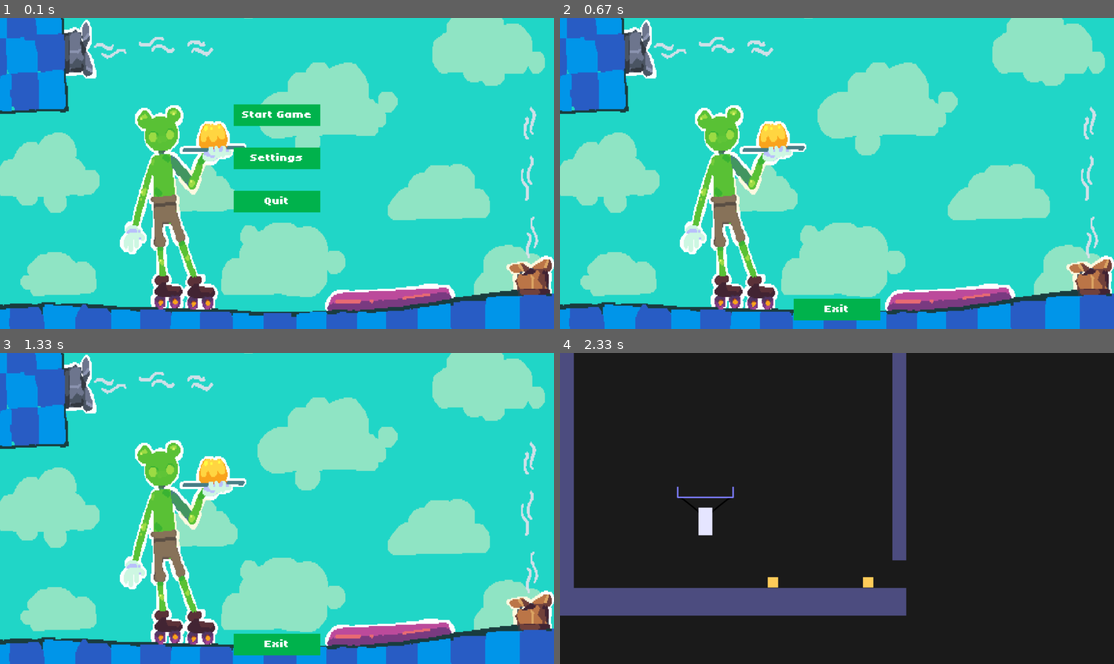
Above: before the commit, frames 1-4 (two rows, left to right).
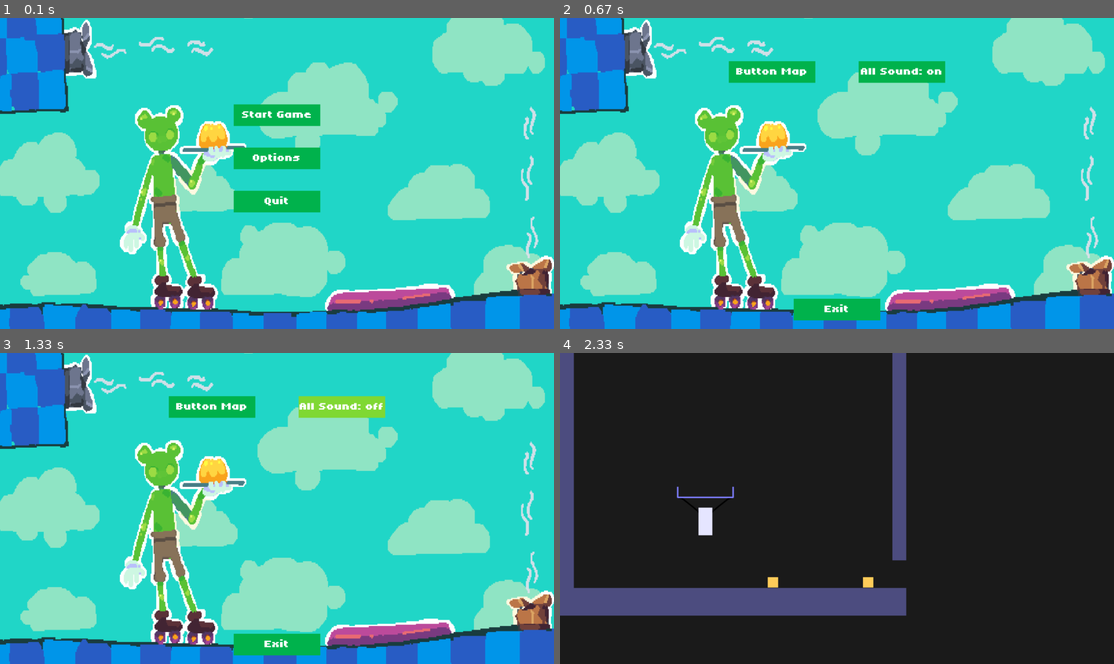
Above: after the commit, the same moments.

Repository: Aurnyxci/LOVE-Jam-2026-B
Game: LÖVE game, started from Love Jam 2026B/main.lua
Same seed, same stepped clock (60 frames per second), same inputs: the game is played once before the commit and once after it.
Inputs (mouse positions are in pixels of both pictures, inside the frame that each line leads up to):
- Up to frame 1 (0.1 s): no input
- Up to frame 2 (0.67 s): click (837, 157) at 0.38 s, where only the run after the commit has a clickable "Options"
- Up to frame 3 (1.33 s): click (277, 530) at 0.88 s; click (360, 399) at 1.22 s
- Up to frame 4 (2.33 s): click "Exit" at 1.55 s; click "Start Game" at 2.05 s

The runs differ from the first frame. In frame 1, 0.2% of the frame differs, in the area x 45-55%, y 43-47%; in frame 2, 2.2%; in frame 3, 2.2%, in the area x 30-70%, y 13-21%; in frame 4, nothing differs.

Commit message:
polished up some menus

Diff:
--- a/Love Jam 2026B/game.lua
+++ b/Love Jam 2026B/game.lua
@@ -2,22 +2,64 @@
 
 -- We mainly use playerBody:setLinearVelocity() to change player's velocity
 -- It is Love Engine's Box2D function of the linear velocity of a rigidbody object
-local player = {x = 320, y = 320, w = 32, h = 64, isOnGround = false}
+local player = {
+    x = 320,
+    y = 320,
+    w = 32,
+    h = 64,
+    isOnGround = false
+}
 
 -- Temp Platforms
 local platforms = {
-    {x = 0, y = 544, w = 800, h = 64, tag = "ground"}, -- Temp Ground
-    {x = 0, y = 0, w = 32, h = 544}, -- Temp Left Wall
-    {x = 768, y = 0, w = 32, h = 480}, -- Temp Right Wall
+    { -- Temp Ground
+        x = 0,
+        y = 544,
+        w = 800,
+        h = 64,
+        tag = "ground"
+    },
+    { -- Temp Left Wall
+        x = 0,
+        y = 0,
+        w = 32,
+        h = 544
+    },
+    { -- Temp Right Wall
+        x = 768,
+        y = 0,
+        w = 32,
+        h = 480
+    }
 }
 
 -- Temp Tray
-local tray = {halfW = 64, gap = 24, offset = 0, x = 336, y = 288, vx = 0, vy = 0, tilt = 0, sideH = 24}
+local tray = {
+    halfW = 64,
+    gap = 24,
+    offset = 0,
+    x = 336,
+    y = 288,
+    vx = 0,
+    vy = 0,
+    tilt = 0,
+    sideH = 24
+}
 
 -- Temp Items
 local items = {
-    {x = 480, y = 524, w = 24, h = 24},
-    {x = 700, y = 524, w = 24, h = 24},
+    {
+        x = 480,
+        y = 524,
+        w = 24,
+        h = 24
+    },
+    {
+        x = 700,
+        y = 524,
+        w = 24,
+        h = 24
+    }
 }
 
 -- Physics World (Box2D) from Love Engine
--- a/Love Jam 2026B/menu.lua
+++ /dev/null
@@ -1,85 +0,0 @@
-local menu = {}
-
-function menu:enter()
-    self.background = love.graphics.newImage("/assets/backgrounds/main_menu_placeholderbg.png") --short function for big image path
-
-    self.buttons = {
-        {
-            text = "Start Game",  --start game button data
-            x = 300,
-            y = 200,
-            w = 200,
-            h = 50
-        },
-        {
-            text = "Quit",  --quit button data
-            x = 300,
-            y = 300,
-            w = 200,
-            h = 50
-        }
-    }
-end
-
-local function isMouseOver(button)
-    local mx, my = love.mouse.getPosition() --finds the mouse position
-
-    return mx > button.x  --checks if mouse is inside the button
-        and mx < button.x + button.w
-        and my > button.y
-        and my < button.y + button.h
-end
-
-function menu:draw()
-    love.graphics.draw(self.background, 0, 0) --draw background
-
-    for _, button in ipairs(self.buttons) do --iterates through the data table
-
-        if isMouseOver(button) then --check if mouse is inside button and change button color
-            love.graphics.setColor(0.5, 0.5, 0.5)
-        else
-            love.graphics.setColor(0.3, 0.3, 0.3)
-        end
-
-        love.graphics.rectangle( --draw rectangle
-            "fill", -- mode
-            button.x,  --button x pos
-            button.y,  --button y pos
-            button.w,  --button width
-            button.h  --button height
-        )
-
-        love.graphics.setColor(1, 1, 1)
-        love.graphics.printf(
-            button.text, --sets the text it would be using
-            button.x, --the x coordinate
-            button.y + 15, --the y coordinate
-            button.w, --the width
-            "center" --CENTER THE TEXT :D
-        )
-    end
-end
-
-function menu:mousepressed(x, y, button)
-    if button ~=1 then
-        return
-    end
-
-    for _, b in ipairs(self.buttons) do
-        if x > b.x
-        and x < b.x + b.w
-        and y > b.y
-        and y < b.y + b.h then
-
-            if b.text == "Start Game" then --checks if the button starts the game so it starts
-                LoadScene(require("game"))
-                print("starting game")
-
-            elseif b.text == "Quit" then --checks if the button is quit so then it quits
-                love.event.quit()
-            end
-        end
-    end
-end
-
-return menu
--- a/Love Jam 2026B/menus/settings_menu.lua
+++ b/Love Jam 2026B/menus/button_map_menu.lua
@@ -1,6 +1,6 @@
-local settings = {}
+local options = {}
 
-function settings:enter()
+function options:enter()
     self.titleBackground = love.graphics.newImage("/assets/backgrounds/main_menu_placeholderbg.png") --short function for big image path
 
     self.buttonFont = love.graphics.newFont(
@@ -19,7 +19,24 @@
             h = 50
         }
     }
+
+    self.ctrls = {
+        {
+            action = "Move Left",
+            keybind = "a"
+        },
+        {
+            action = "Move Right",
+            keybind = "d"
+        },
+        {
+            action = "jump",
+            keybind = "space"
+        }
+    }
 end
+
+ctrls.keybind{}
 
 local function isMouseOver(button)
     local mx, my = love.mouse.getPosition() --finds the mouse position
@@ -30,7 +47,7 @@
         and my < button.y + button.h
 end
 
-function settings:draw()
+function options:draw()
     local bgw = love.graphics.getWidth() / self.titleBackground:getWidth()
     local bgh = love.graphics.getHeight() / self.titleBackground:getHeight()
 
@@ -64,7 +81,7 @@
     end
 end
 
-function settings:mousepressed(x, y, button) --checks if the mouse is pressed on the button and what to do afterwards
+function options:mousepressed(x, y, button) --checks if the mouse is pressed on the button and what to do afterwards
     if button ~=1 then
         return
     end
@@ -76,11 +93,11 @@
         and y < b.y + b.h then
 
             if b.text == "Exit" then
-                LoadScene(require("menus/main_menu"))
-                print("returning to main menu")
+                LoadScene(require("menus/options_menu"))
+                print("returning to options menu")
             end
         end
     end
 end
 
-return settings
+return options
--- a/Love Jam 2026B/menus/main_menu.lua
+++ b/Love Jam 2026B/menus/main_menu.lua
@@ -17,10 +17,10 @@
             x = (screenWidth / 2) - 100, --screenwidth with half of the button's width taken off
             y = 200,
             w = 200,
-            h = 50,
+            h = 50
         },
         {
-            text = "Settings",
+            text = "Options",
             x = (screenWidth / 2) - 100,
             y = 300,
             w = 200,
@@ -31,7 +31,7 @@
             x = (screenWidth / 2) - 100,
             y = 400,
             w = 200,
-            h = 50,
+            h = 50
         }
     }
 end
@@ -95,9 +95,9 @@
                 LoadScene(require("game"))
                 print("starting game")
 
-            elseif b.text == "Settings" then
+            elseif b.text == "Options" then
                 print("opening settings")
-                LoadScene(require("menus/settings_menu"))
+                LoadScene(require("menus/options_menu"))
 
             elseif b.text == "Quit" then --checks if the button is quit so then it quits
                 print("quitting")
--- /dev/null
+++ b/Love Jam 2026B/menus/options_menu.lua
@@ -0,0 +1,135 @@
+local options = {}
+
+musicOrSound = true
+
+function options:enter()
+    self.titleBackground = love.graphics.newImage("/assets/backgrounds/main_menu_placeholderbg.png") --short function for big image path
+
+    self.buttonFont = love.graphics.newFont(
+    "assets/fonts/Tiny5Duo-VariableFont_BLED,JITT,ROND,wdth,wght.ttf",
+    24
+)
+    local screenWidth = love.graphics.getWidth()
+    local screenHeight = love.graphics.getHeight()
+
+    self.buttons = {
+        {
+            text = "Exit",
+            x = (screenWidth / 2) - 100,
+            y = 650,
+            w = 200,
+            h = 50
+        },
+        {
+            text = "Button Map",
+            x = (screenWidth / 2) - 250,
+            y = 100,
+            w = 200,
+            h = 50
+        },
+        {
+            text = "All Sound: ",
+            x = (screenWidth / 2) + 50,
+            y = 100,
+            w = 200,
+            h = 50
+
+        }
+    }
+end
+
+local function isMouseOver(button)
+    local mx, my = love.mouse.getPosition() --finds the mouse position
+
+    return mx > button.x  --checks if mouse is inside the button
+        and mx < button.x + button.w
+        and my > button.y
+        and my < button.y + button.h
+end
+
+function options:draw()
+    local bgw = love.graphics.getWidth() / self.titleBackground:getWidth()
+    local bgh = love.graphics.getHeight() / self.titleBackground:getHeight()
+
+    love.graphics.draw(self.titleBackground, 0, 0, 0, bgw, bgh) --draw background
+
+    for _, button in ipairs(self.buttons) do --iterates through the data table
+
+        if isMouseOver(button) then --check if mouse is inside button and change button color
+            love.graphics.setColor(0.5, 0.85, 0.2)
+        else
+            love.graphics.setColor(0.0, 0.7, 0.3)
+        end
+
+        love.graphics.rectangle( --draw rectangle for button
+            "fill",
+            button.x,
+            button.y,
+            button.w,
+            button.h
+        )
+        if button.text == "All Sound: " then
+            if musicOrSound then
+                love.graphics.setColor(1, 1, 1)
+                love.graphics.setFont(self.buttonFont)
+                love.graphics.printf(
+                    button.text .. "on",
+                    button.x,
+                    button.y + 10,
+                    button.w,
+                    "center"
+                )
+            else
+                 love.graphics.setColor(1, 1, 1)
+                love.graphics.setFont(self.buttonFont)
+                love.graphics.printf(
+                    button.text .. "off",
+                    button.x,
+                    button.y + 10,
+                    button.w,
+                    "center"
+                )
+            end
+        else
+             love.graphics.setColor(1, 1, 1)
+            love.graphics.setFont(self.buttonFont)
+            love.graphics.printf(
+                button.text,
+                button.x,
+                button.y + 10,
+                button.w,
+                "center"
+        )
+        end
+    end
+end
+
+function options:mousepressed(x, y, button) --checks if the mouse is pressed on the button and what to do afterwards
+    if button ~=1 then
+        return
+    end
+
+    for _, b in ipairs(self.buttons) do
+        if x > b.x
+        and x < b.x + b.w
+        and y > b.y
+        and y < b.y + b.h then
+
+            if b.text == "Exit" then
+                LoadScene(require("menus/main_menu"))
+                print("returning to main menu")
+            elseif b.text == "Button Map" then
+                LoadScene(require("menus/button_map_menu"))
+                print("going to button map menu")
+            elseif b.text == "All Sound: " then
+                if musicOrSound then
+                    musicOrSound = false
+                else
+                    musicOrSound = true
+                end
+            end
+        end
+    end
+end
+
+return options
